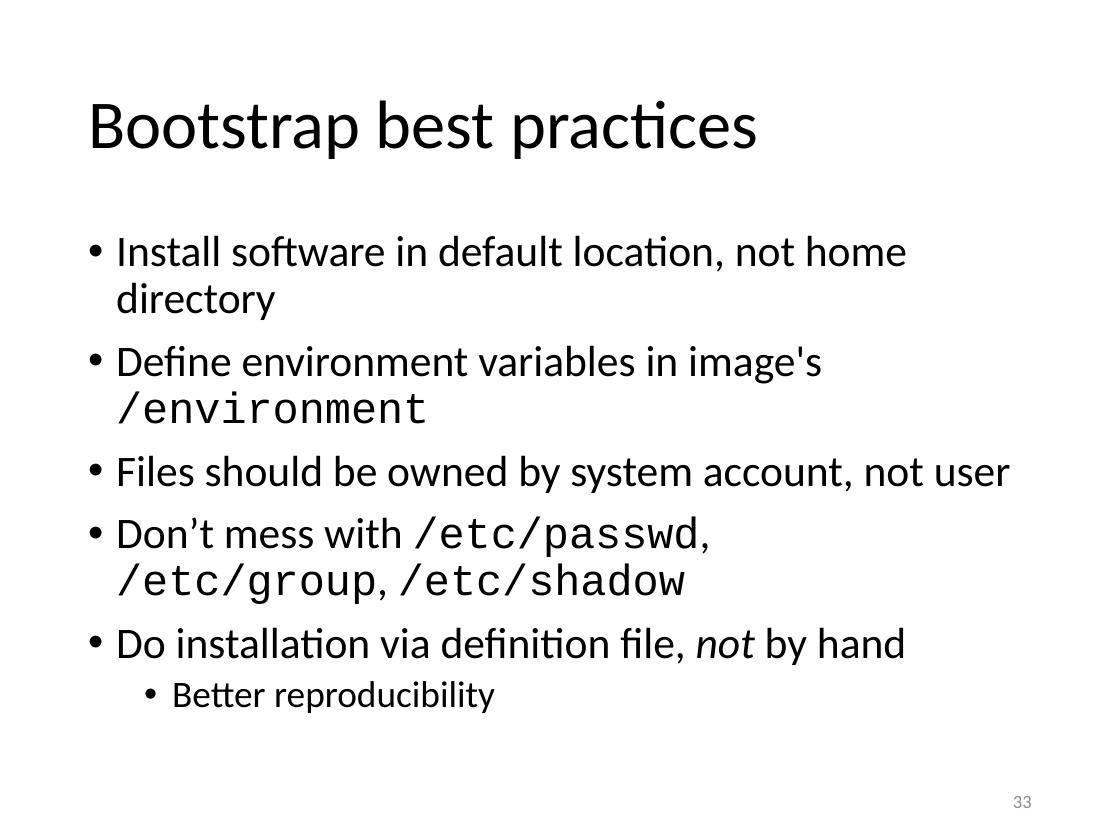
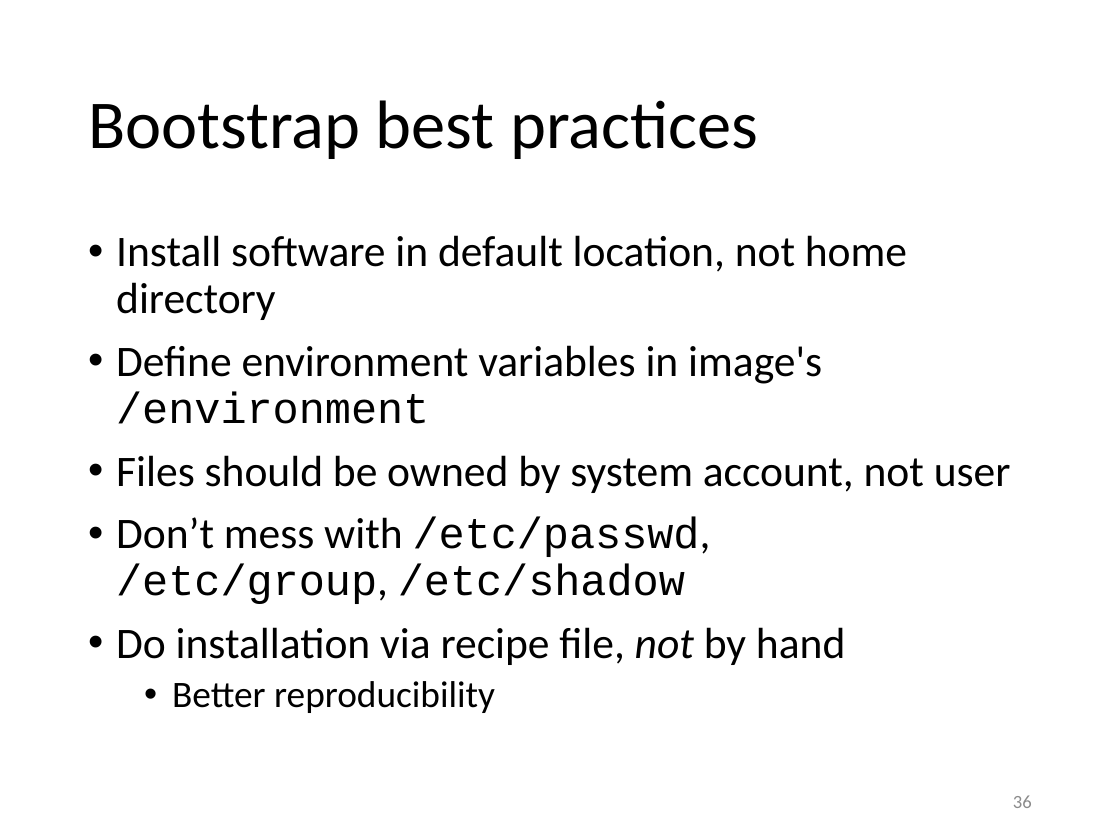
Before and after one commit to gjbex/training-material, a slide deck: slide 36 of Virtualization/singularity.pptx (slide 33 before the commit). Drawn at 1120x840 pixels with LibreOffice and Linux fonts; fonts in the diff are those of the drawing. Boxes give left, top, right and bottom in pixels: in the first picture for what was removed or moved away, otherwise in the second. Text is boxed around its words. In the diff, an @@ line names an element or a change of style, - is before the commit and + after.

```diff
--- a/Virtualization/singularity.pptx
+++ b/Virtualization/singularity.pptx
@@ text at <box>116,627,845,665</box>: text changed @@
-• Do installation via definition file, not by hand
+• Do installation via recipe file, not by hand
@@ page number at <box>1013,795,1032,808</box>: text changed @@
-33
+36
```
Also in this commit, not shown: 14 other slides changed, 4 slides added.
